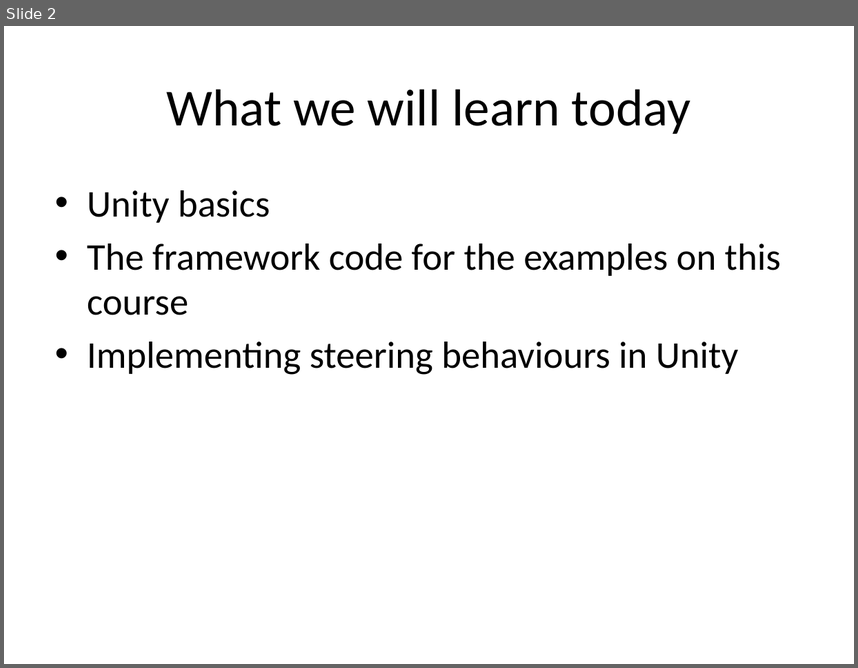
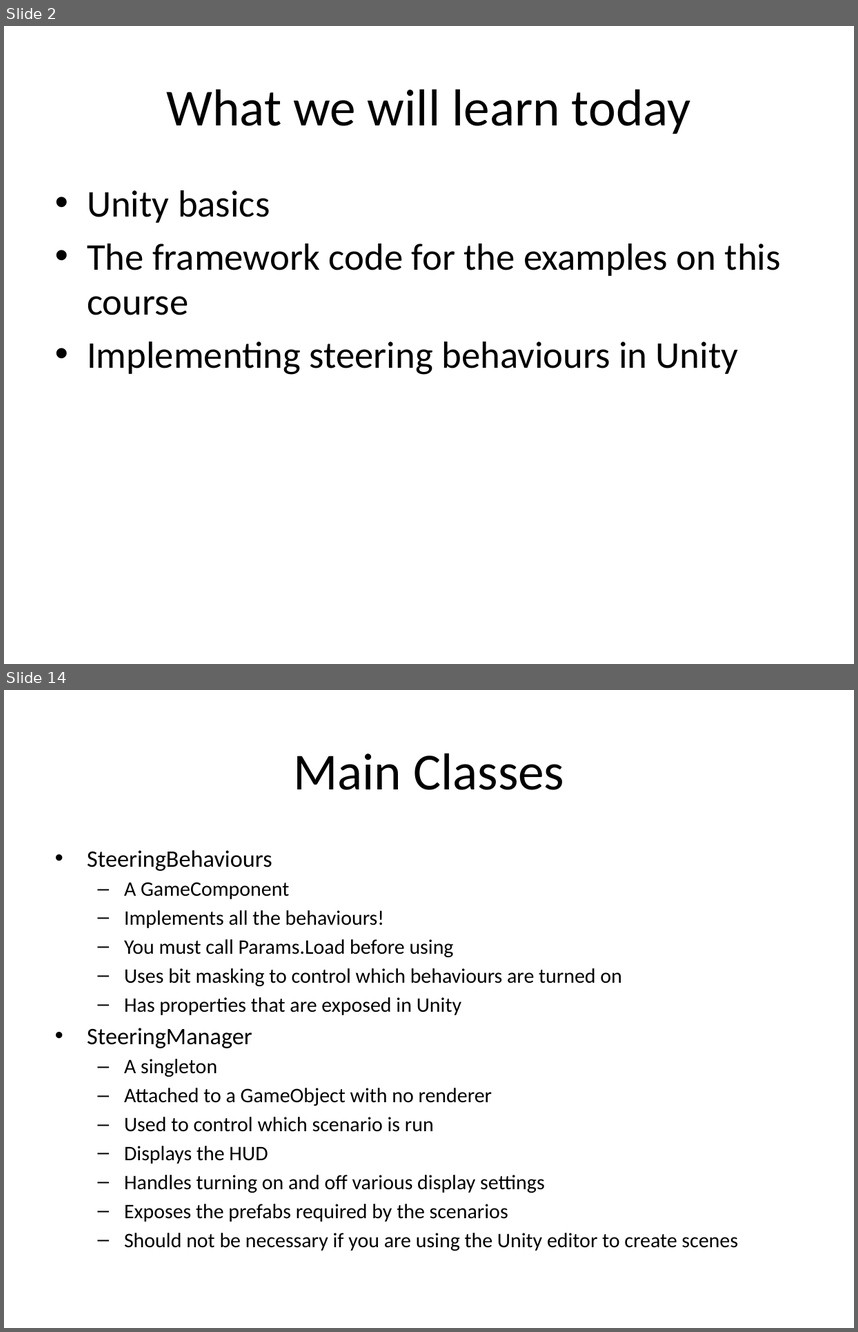
Before and after one commit to skooter500/UnitySteeringBehaviours, a slide deck: Lectures/Game AI 3.pptx. Shown one above the other, each under a label of ours: slide 2 before the commit, slides 2 and 14 after it; the slides between them are not shown. The pictures are 858x668 and 858x1332 pixels, drawn with LibreOffice and Linux fonts; fonts in the diff are those of the drawing; background and template pictures are left out. Boxes give left, top, right and bottom in pixels: in the first picture for what was removed or moved away, otherwise in the second. Text is boxed around its words. In the diff, an @@ line names an element or a change of style, - is before the commit and + after.

```diff
--- a/Lectures/Game AI 3.pptx
+++ b/Lectures/Game AI 3.pptx
@@ slide 14 added at <box>4,690,854,1328</box>, background #FFFFFF @@
@@ title added at <box>293,753,564,790</box>, 44 pt, text #000000 @@
+Main Classes
@@ text added at <box>87,850,738,1250</box>, 17.5 pt, text #000000 @@
+• SteeringBehaviours
+  – A GameComponent
+  – Implements all the behaviours!
+  – You must call Params.Load before using
+  – Uses bit masking to control which behaviours are turned on
+  – Has properties that are exposed in Unity
+• SteeringManager
+  – A singleton
+  – Attached to a GameObject with no renderer
+  – Used to control which scenario is run
+  – Displays the HUD
+  – Handles turning on and off various display settings
+  – Exposes the prefabs required by the scenarios
+  – Should not be necessary if you are using the Unity editor to create scenes
```
Also in this commit, not shown: 22 other slides added, 19 other files.
